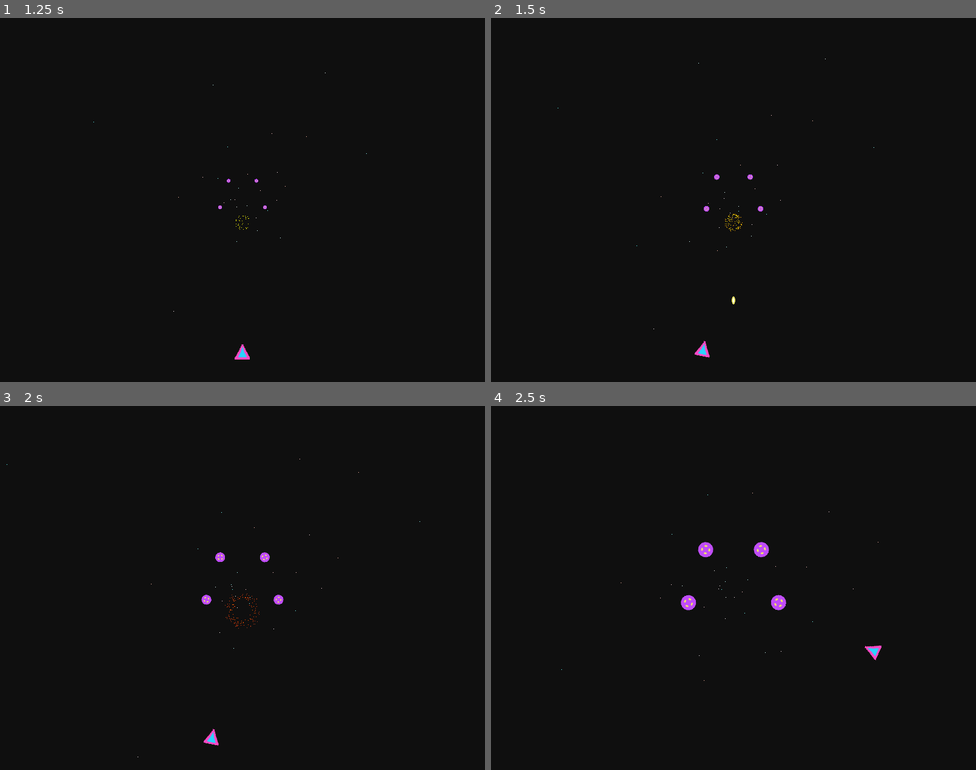
Above: before the commit, frames 1-4 (two rows, left to right).
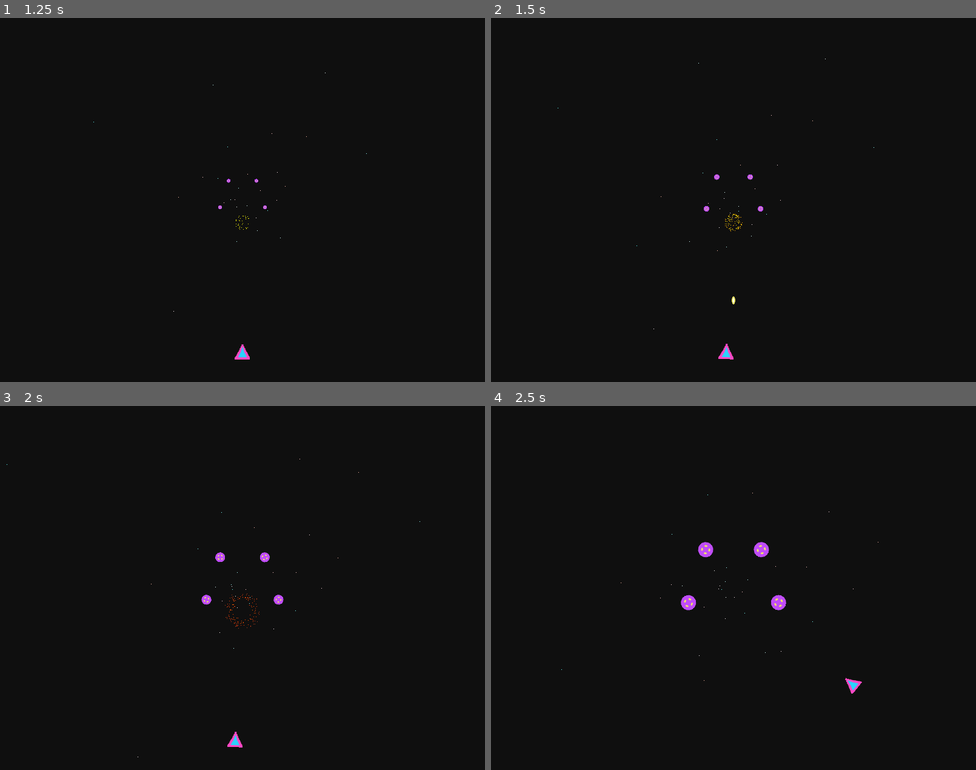
Above: after the commit, the same moments.

Repository: doctor-g/LD47
Game: Godot game, scene res://src/Level.tscn
The game is run twice, just before and just after one commit, with the same random seed, the same clock (stepped at 60 frames per second) and the same inputs.
Inputs:
- Up to frame 1 (1.25 s): tap Enter at 0.5 s; tap Space (fire) at 0.6 s
- Up to frame 2 (1.5 s): tap Space (fire) at 1.25 s; tap Left (move_clockwise) at 1.35 s
- Up to frame 3 (2 s): no input
- Up to frame 4 (2.5 s): hold D (move_counterclockwise) from 2.03 s (still down)

Frame 1 is identical in both runs. In frame 2, 0.2% of the frame differs, in the area x 42-50%, y 88-94%; in frame 3, 0.2%; in frame 4, 0.2%.

Commit message:
Add inertia

Diff:
--- a/project/src/Player.gd
+++ b/project/src/Player.gd
@@ -1,20 +1,27 @@
 extends Area2D
 
-export var speed := 3.0
+export var MAX_SPEED := 2.5
+export var ACCELERATION := 0.25
 
+var _speed := 0.0
 var _radius := 320.0
 var _angle := TAU / 4
 
 onready var _Bullet := preload("res://src/PlayerBullet.tscn")
 onready var _Explosion := preload("res://src/Explosion.tscn")
 
-func _process(delta):
+func _physics_process(delta):
 	var direction := 0
 	if Input.is_action_pressed("move_clockwise"):
 		direction += 1
 	if Input.is_action_pressed("move_counterclockwise"):
 		direction -= 1
-	_angle += speed * delta * direction
+
+	if direction == 0:
+		_speed *= ACCELERATION
+	else:
+		_speed = clamp(_speed + ACCELERATION * direction, -MAX_SPEED, MAX_SPEED)
+	_angle += _speed * delta
 
 	position = Vector2(cos(_angle) * _radius, sin(_angle) * _radius)
 	rotation = _angle - PI / 2
